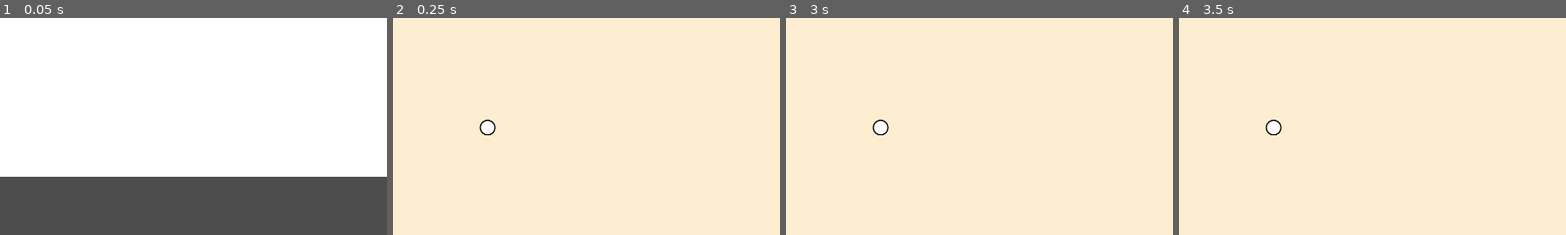
Above: before the commit, frames 1-4 (left to right).
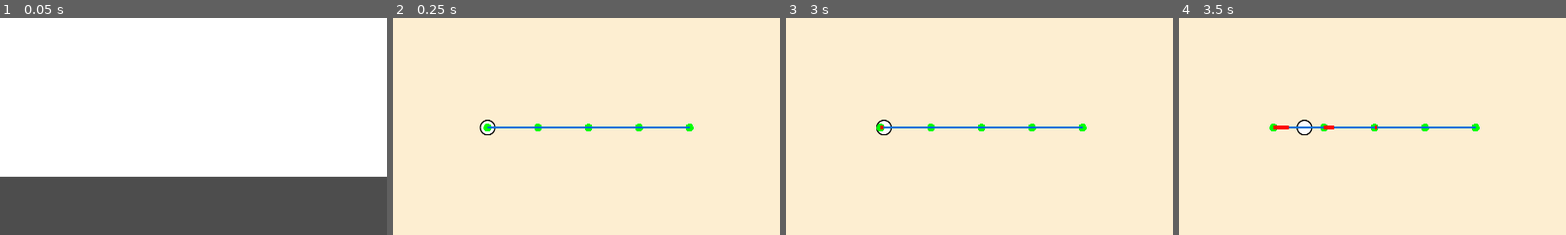
Above: after the commit, the same moments.

Repository: Frut0ss/bus
Game: Godot game, scene res://scenes/game.tscn
Same seed, same stepped clock (60 frames per second), same inputs: the game is played once before the commit and once after it.
Inputs (mouse positions are % of the whole screen's width and height, from its top left):
- Up to frame 1 (0.05 s): no input
- Up to frame 2 (0.25 s): no input
- Up to frame 3 (3 s): tap Enter at 0.5, 2 s; move the mouse to (72, 45) at 0.52 s; click (72, 45) at 0.6 s; tap Space at 0.77, 0.8, 1.07, 1.25, 1.35, 1.52, 1.82, 2.3, 2.75 s; move the mouse to (30, 55) at 1.27 s; click (30, 55) at 1.55 s; move the mouse to (60, 28) at 2.02 s; hold E (Embark) 2.03-2.78 s; move the mouse to (45, 70) at 2.77 s; click (45, 70) at 2.85 s
- Up to frame 4 (3.5 s): tap Space at 3.02, 3.32 s
The pictures show only the part of the screen within x 6-56%, y 25-75%; the shares and areas given below are measured in that part.

Frame 1 is identical in both runs. In frame 2, 0.7% of the frame differs, in the area x 23-78%, y 48-53%; in frame 3, 0.9%; in frame 4, 1.1%, in the area x 22-78%, y 46-55%.

Commit message:
map_stop-version1
Simplified version one of the map scene, code is already simplified as much as possible.

Diff:
--- /dev/null
+++ b/scenes/map_scene.gd
@@ -0,0 +1,125 @@
+extends Node2D
+
+# Variables for the stops and route
+var base_position := Vector2.ZERO  # Base position of the route (starting point)
+var stops := []  # List to store stop positions
+
+var route_length = 500  # Total route length (in pixels)
+var num_stops = 5  # Number of stops along the route
+var route_color = Color(0.0, 0.45, 0.85)  # Color of the route line (blue)
+var journey_color = Color(1, 0, 0)  # Color for the journey line (red)
+var player_path = [0, 1, 2, 3, 4]  # The player's path (array of stop indices)
+
+var current_stop_index = 0  # Current stop index the player is at
+var is_animating = false  # Whether the animation is in progress
+
+# Reference to the player marker node, ensure 'MapStop' is correctly assigned
+@onready var player_marker := $Background/MapStop
+
+var route_lines = []  # List to store route lines
+
+# Node to draw the circles at each stop
+class StopCircle extends Node2D:
+	var radius := 10  # Increased size of the stop circle
+	var color := Color(0.0, 1.0, 0.0)  # Bright green color for the circles
+
+	# Method to draw the circle
+	func _draw():
+		# Draw the circle at the node's position
+		draw_circle(Vector2.ZERO, radius, color)
+
+# When the scene is ready (initialized), this method runs
+func _ready():
+	# Set the base position of the player marker (start position)
+	base_position = player_marker.global_position
+
+	# Setup the stops along the route
+	setup_stops()
+
+	# Draw the route and stops
+	draw_route()
+
+	# Restore the current stop from the GameState
+	current_stop_index = GameStateManager.current_stop_index if GameStateManager.current_stop_index < player_path.size() else 0
+	player_marker.global_position = stops[player_path[current_stop_index]]
+
+	# If coming from a bus, start moving the player
+	if GameStateManager.has_boarded_bus:
+		move_to_next_stop()
+
+# Setup the stops along a straight route
+func setup_stops():
+	stops = []  # Clear any existing stops
+	var distance_between_stops = route_length / (num_stops - 1)  # Calculate the distance between each stop
+
+	# Add the stops to the list, spaced evenly along the route
+	for i in range(num_stops):
+		stops.append(base_position + Vector2(i * distance_between_stops, 0))
+
+# Draw the route (line) and add the circles at each stop
+func draw_route():
+	# Create the full route line
+	var line = Line2D.new()
+	add_child(line)  # Add the line to the main node
+	line.z_index = 10  # Ensure it's above the background
+	line.width = 6.0  # Line width
+	line.default_color = route_color  # Set the line color
+
+	# Add the points for the route (the stops) to the line
+	for stop in stops:
+		line.add_point(stop)
+
+	# Add the large circles for each stop
+	for i in range(stops.size()):
+		var stop_circle = StopCircle.new()  # Create a new circle for each stop
+		stop_circle.position = stops[i]  # Set the position of the circle at the stop
+		stop_circle.name = "StopCircle_" + str(i)  # Name the circles (StopCircle_0, StopCircle_1, ...)
+		stop_circle.color = Color(0.0, 1.0, 0.0)  # Set the circle color to bright green
+		add_child(stop_circle)  # Add the circle to the scene
+
+	# Save the route lines for future reference
+	route_lines.append(line)
+
+# Animate the player's movement to the next stop
+func move_to_next_stop():
+	# Check if the player can move to the next stop (there are more stops in the path)
+	if current_stop_index < player_path.size() - 1 and not is_animating:
+		is_animating = true  # Set the animation state to true
+
+		var start = stops[player_path[current_stop_index]]  # Starting position
+		current_stop_index += 1  # Move to the next stop
+		var target = stops[player_path[current_stop_index]]  # Target stop position
+
+		# Create a new line to animate the journey (show where the player is moving)
+		var journey_line = Line2D.new()
+		journey_line.default_color = journey_color  # Set the journey line color to red
+		journey_line.width = 8.0  # Line width
+		journey_line.z_index = 15  # Ensure it's above other lines
+		add_child(journey_line)
+		journey_line.add_point(start)  # Add the start point to the journey line
+
+		# Create a tween for the animation
+		var tween = create_tween()
+		tween.set_parallel(true)  # Set the tween to run in parallel
+		var duration = 2.0  # Animation duration (in seconds)
+		tween.tween_property(player_marker, "global_position", target, duration)  # Move the player marker
+
+		# Animate the journey line step by step
+		var steps = 20  # Number of steps for the journey line animation
+		for i in range(1, steps + 1):
+			var t = float(i) / steps  # Calculate the interpolation factor
+			var inter = start.lerp(target, t)  # Get the intermediate position
+			tween.tween_callback(func():
+				journey_line.add_point(inter)  # Add the intermediate point to the journey line
+			).set_delay(t * duration)  # Set delay for each step
+
+		# After the animation finishes, update the current stop index and reset the animation state
+		tween.tween_callback(func():
+			is_animating = false
+			GameStateManager.current_stop_index = current_stop_index  # Save the new stop index
+		)
+
+# Handle input events (such as pressing the space key to move to the next stop)
+func _input(event):
+	if event is InputEventKey and event.pressed and event.keycode == KEY_SPACE:
+		move_to_next_stop()  # Move to the next stop when the space key is pressed
--- a/scenes/map_scene.tscn
+++ b/scenes/map_scene.tscn
@@ -1,9 +1,11 @@
-[gd_scene load_steps=3 format=3 uid="uid://daxgvw001lgr1"]
+[gd_scene load_steps=4 format=3 uid="uid://daxgvw001lgr1"]
 
 [ext_resource type="Texture2D" uid="uid://bygg7cyssdr4v" path="res://assets/map/1x/Background.png" id="1_0wcw4"]
+[ext_resource type="Script" uid="uid://qj61t1lp5vmm" path="res://scenes/map_scene.gd" id="1_vlip3"]
 [ext_resource type="PackedScene" uid="uid://bwxt6yk4hjcjb" path="res://scenes/map_stop.tscn" id="2_ne7uw"]
 
 [node name="MapScene" type="Node2D"]
+script = ExtResource("1_vlip3")
 
 [node name="Background" type="Sprite2D" parent="."]
 position = Vector2(960, 548)
@@ -11,3 +13,13 @@
 
 [node name="MapStop" parent="Background" instance=ExtResource("2_ne7uw")]
 position = Vector2(-615, -4)
+
+[node name="StopCircle_0" type="Node2D" parent="."]
+
+[node name="StopCircle_1" type="Node2D" parent="."]
+
+[node name="StopCircle_2" type="Node2D" parent="."]
+
+[node name="StopCircle_3" type="Node2D" parent="."]
+
+[node name="StopCircle_4" type="Node2D" parent="."]
--- a/singletons/GameStateManager.gd
+++ b/singletons/GameStateManager.gd
@@ -1,40 +1,70 @@
 # game_state_manager.gd
 extends Node
 
-enum GameState {MAP_VIEW, BUS_STOP, INTERIOR_BUS}
+# Define game states as an enum for clarity and structure
+enum GameState { MAP_VIEW, BUS_STOP, INTERIOR_BUS }
+
+# The current game state, initialized to MAP_VIEW (when the player is on the map)
 var current_state = GameState.MAP_VIEW
 
-# Add a property to track selected stop on map
+# ID of the selected bus stop (initially empty)
 var selected_map_stop_id = ""
 
+# Tracks if the player has boarded the bus (starts as false)
+var has_boarded_bus = false
+
+# The current index of the bus stop the player is at (starts at 0)
+var current_stop_index = 0
+
+# The process function is called every frame
 func _process(delta):
+	# Use a match statement to handle different game states
 	match current_state:
+		# If the player is in the MAP_VIEW (map screen)
 		GameState.MAP_VIEW:
 			if Input.is_action_just_pressed("click"):
-				# In a real implementation, you would check if a bus stop
-				# was clicked and set selected_map_stop_id accordingly
-				selected_map_stop_id = "test_stop" # For testing
+				# For testing: Simulate the selection of a bus stop
+				selected_map_stop_id = "test_stop"
+				# Change the game state to BUS_STOP, where the player selects a bus stop
 				change_to_state(GameState.BUS_STOP)
+
+		# If the player is at the BUS_STOP screen (choosing a bus stop)
 		GameState.BUS_STOP:
 			if Input.is_action_just_pressed("click"):
+				# Move to the INTERIOR_BUS state when the player clicks (simulating boarding the bus)
 				change_to_state(GameState.INTERIOR_BUS)
+
+		# If the player is inside the bus (INTERIOR_BUS state)
 		GameState.INTERIOR_BUS:
 			if Input.is_action_just_pressed("click"):
+				# If the player clicks, go back to the map screen
 				change_to_state(GameState.MAP_VIEW)
 
+# Function to change the game state and handle scene transitions
 func change_to_state(new_state):
+	# Update the current state to the new state
 	current_state = new_state
 
+	# Use a match statement to handle what happens when the game state changes
 	match new_state:
+		# When transitioning to the MAP_VIEW state
 		GameState.MAP_VIEW:
-			# Clear current bus/bus stop selection when returning to map
+			# Reset the current bus line to null when returning to the map view
 			TransitSystem.current_bus_line = null
+			# Transition to the "map" scene (show the map)
 			SceneTransitionManager.change_scene("map")
+
+		# When transitioning to the BUS_STOP state
 		GameState.BUS_STOP:
-			# Set the current bus stop in TransitSystem
 			if selected_map_stop_id != "":
+				# If a stop has been selected, set the current bus stop in the system
 				TransitSystem.set_current_bus_stop(selected_map_stop_id)
+			# Transition to the "bus_stop" scene (where the player selects a bus stop)
 			SceneTransitionManager.change_scene("bus_stop")
+
+		# When transitioning to the INTERIOR_BUS state
 		GameState.INTERIOR_BUS:
-			# The current bus should already be set when boarding
+			# Mark that the player has boarded the bus
+			has_boarded_bus = true
+			# Transition to the "interior_bus" scene (inside the bus)
 			SceneTransitionManager.change_scene("interior_bus")
Not shown, added: scenes/map_scene.gd.uid
